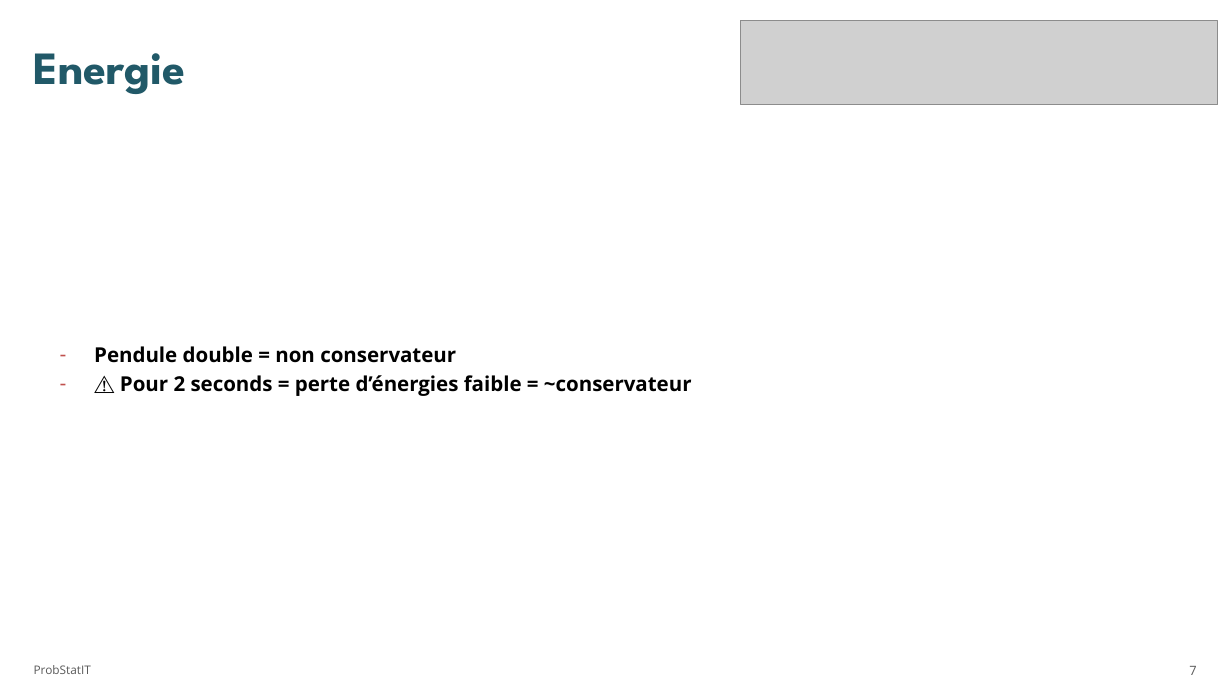
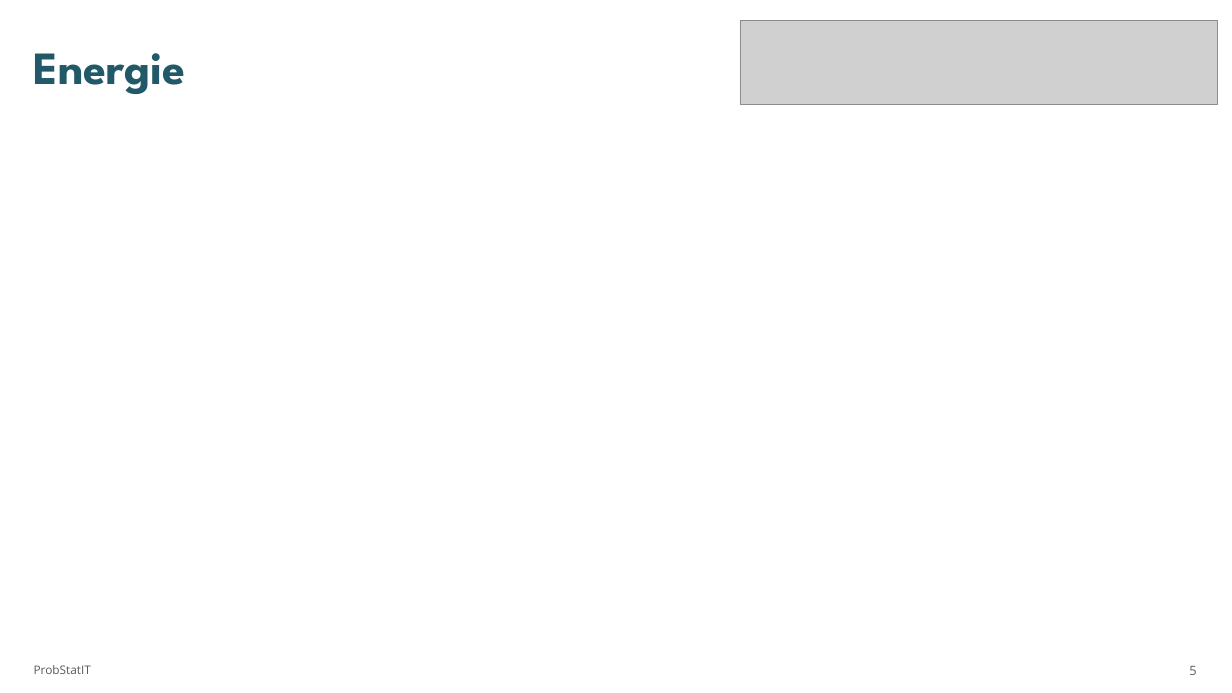
Before and after one commit to Algath/Physic_project_double_pendule, a slide deck: slide 5 of assets/Projet_double_pendulum.pptx (slide 7 before the commit). Drawn at 1232x693 pixels with LibreOffice and Linux fonts; fonts in the diff are those of the drawing; grey boxes stand for pictures. Boxes give left, top, right and bottom in pixels: in the first picture for what was removed or moved away, otherwise in the second. Text is boxed around its words. In the diff, an @@ line names an element or a change of style, - is before the commit and + after.

Commit message:
Extrapolation during ~2 more seconds

```diff
--- a/assets/Projet_double_pendulum.pptx
+++ b/assets/Projet_double_pendulum.pptx
@@ text removed at (94,346,692,396) @@
-– Pendule double = non conservateur
-– ⚠️ Pour 2 seconds = perte d’énergies faible = ~conservateur
@@ page number at (1189,666,1196,675): text changed @@
-7
+5
```
Also in this commit, not shown: 4 other slides changed, 2 slides removed, 12 other files.
